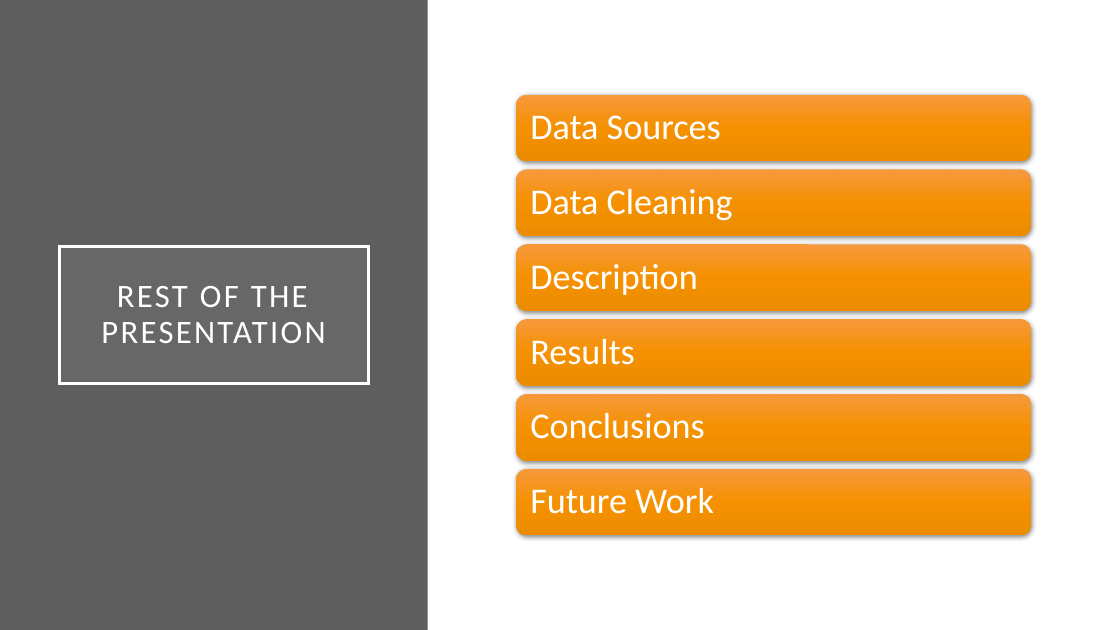
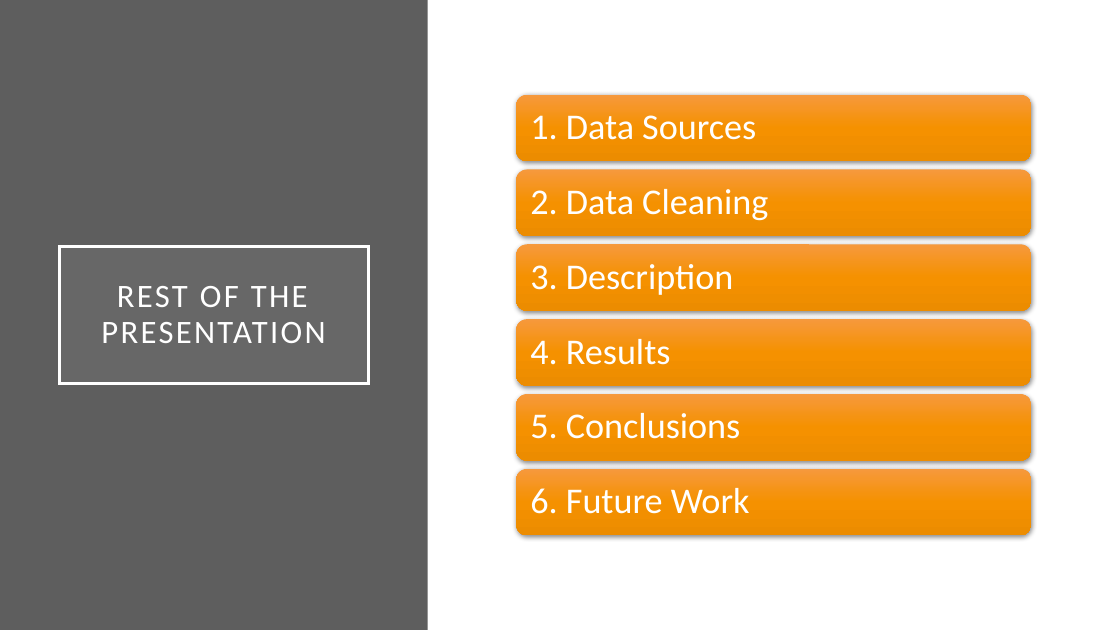
Before and after one commit to shrawantee/Project-Analysis-of-Violent-Crime-in-LA, a slide deck: slide 5 of Presentation/LACity Crime-Final Slides.pptx. Drawn at 1120x630 pixels with LibreOffice and Linux fonts; fonts in the diff are those of the drawing. Boxes give left, top, right and bottom in pixels: in the first picture for what was removed or moved away, otherwise in the second. Text is boxed around its words. In the diff, an @@ line names an element or a change of style, - is before the commit and + after.

```diff
--- a/Presentation/LACity Crime-Final Slides.pptx
+++ b/Presentation/LACity Crime-Final Slides.pptx
@@ text at box(530, 115, 756, 140): text changed @@
-Data Sources
+1. Data Sources
@@ text at box(530, 189, 768, 220): text changed @@
-Data Cleaning
+2. Data Cleaning
@@ text at box(530, 264, 733, 295): text changed @@
-Description
+3. Description
@@ text at box(530, 339, 671, 365): text changed @@
-Results
+4. Results
@@ text at box(530, 413, 740, 439): text changed @@
-Conclusions
+5. Conclusions
@@ text at box(530, 488, 750, 514): text changed @@
-Future Work
+6. Future Work
```
Also in this commit, not shown: 6 other slides changed, 8 slides added, 5 slides removed, 1 other file.
